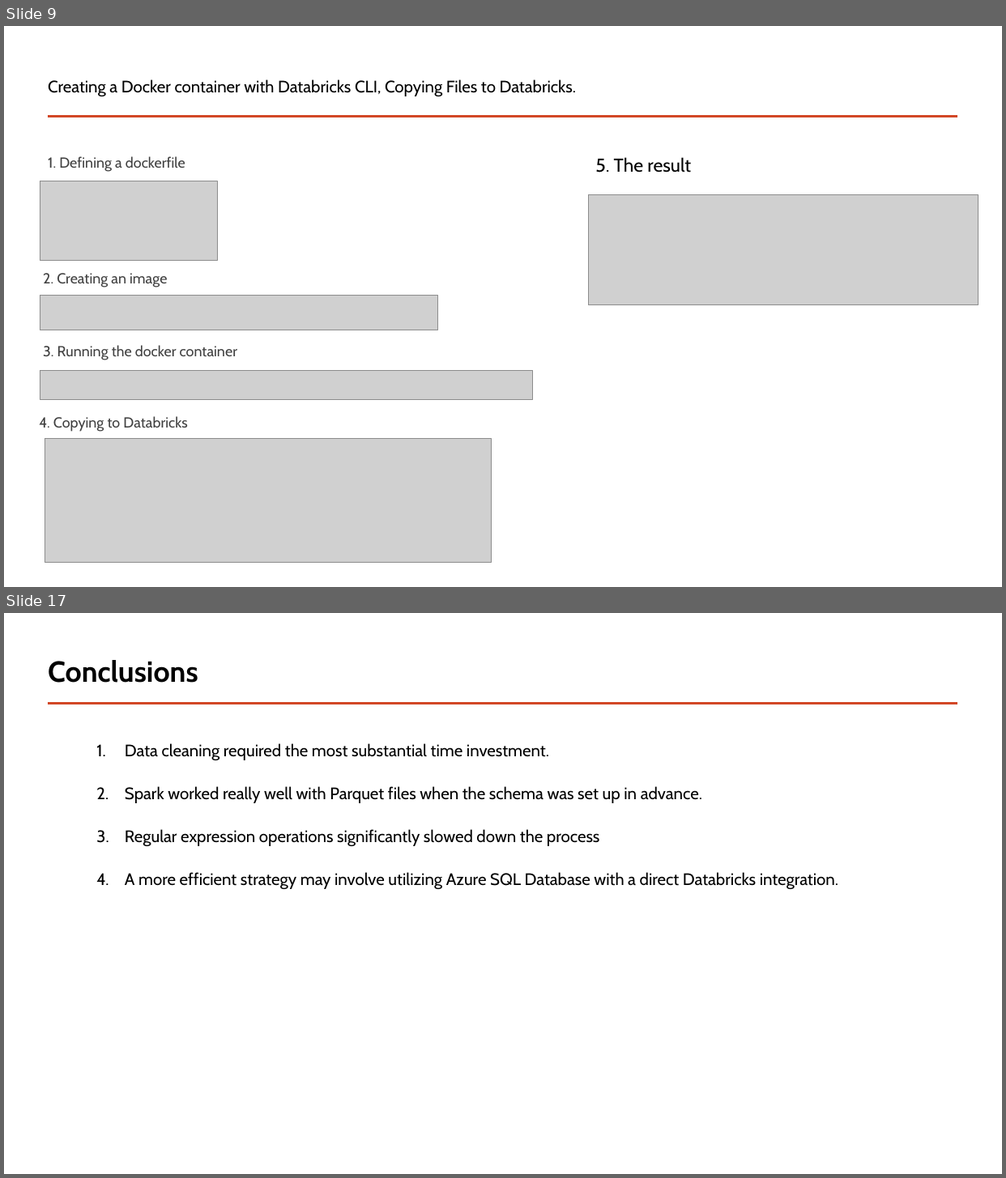
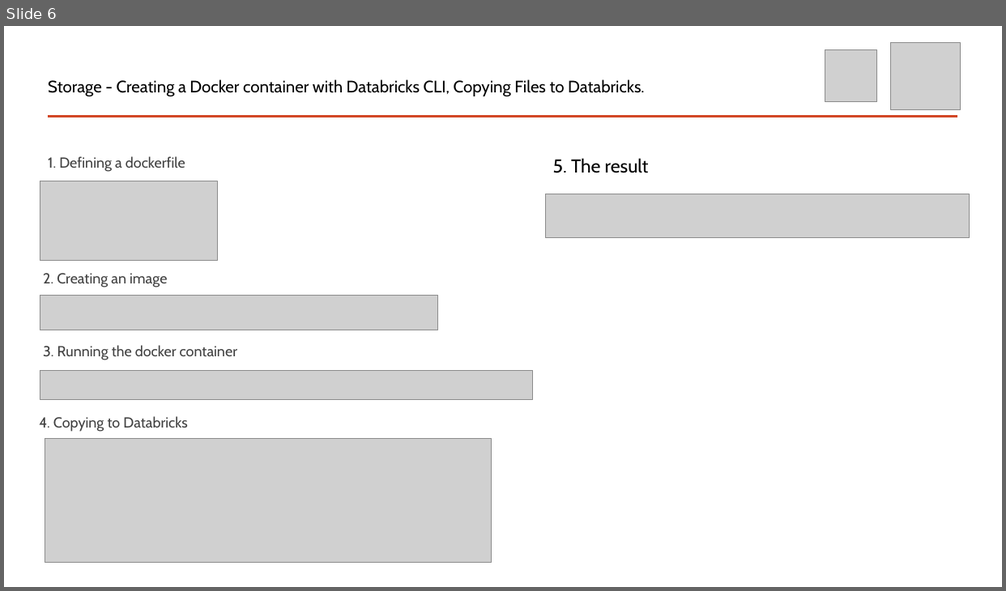
Before and after one commit to piotreks-uw-edu/kafka-weather-pipeline, a slide deck: Presentation/Processing Data on Air Pollution in Europe on Modern Data Platform.pptx. Shown one above the other, each under a label of ours: slides 9 and 17 before the commit, slide 6 after it; the slides between them are not shown. The pictures are 1006x1178 and 1006x591 pixels, drawn with LibreOffice and Linux fonts; fonts in the diff are those of the drawing; grey boxes stand for pictures. Boxes give left, top, right and bottom in pixels: in the first picture for what was removed or moved away, otherwise in the second. Text is boxed around its words. In the diff, an @@ line names an element or a change of style, - is before the commit and + after.

```diff
--- a/Presentation/Processing Data on Air Pollution in Europe on Modern Data Platform.pptx
+++ b/Presentation/Processing Data on Air Pollution in Europe on Modern Data Platform.pptx
@@ slide 17 removed at (x1=4, y1=613, x2=1002, y2=1174), background #FFFFFF; not listed: 1 template element that a slide beside it also shows @@
@@ title removed at (x1=48, y1=660, x2=198, y2=683) @@
-Conclusions
@@ text removed at (x1=125, y1=743, x2=838, y2=889) @@
-1. Data cleaning required the most substantial time investment.
-2. Spark worked really well with Parquet files when the schema was set up in advance.
-3. Regular expression operations significantly slowed down the process
-4. A more efficient strategy may involve utilizing Azure SQL Database with a direct Databricks integration.
@@ what was slide 9 is now slide 6 @@
@@ slide 6 changed as well @@
@@ picture added at (x1=891, y1=43, x2=961, y2=110) @@
@@ picture added at (x1=825, y1=50, x2=878, y2=102) @@
@@ title at (x1=48, y1=79, x2=644, y2=96): text changed @@
-Creating a Docker container with Databricks CLI, Copying Files to Databricks.
+Storage - Creating a Docker container with Databricks CLI, Copying Files to Databricks.
@@ text "5. The result" moved from (x1=595, y1=157, x2=691, y2=173) to (x1=553, y1=158, x2=649, y2=173) @@
@@ picture added at (x1=546, y1=194, x2=970, y2=237) @@
@@ picture removed at (x1=589, y1=195, x2=978, y2=305) @@
```
Also in this commit, not shown: 3 other slides changed, 12 slides added, 10 other slides removed, 1 other file.
